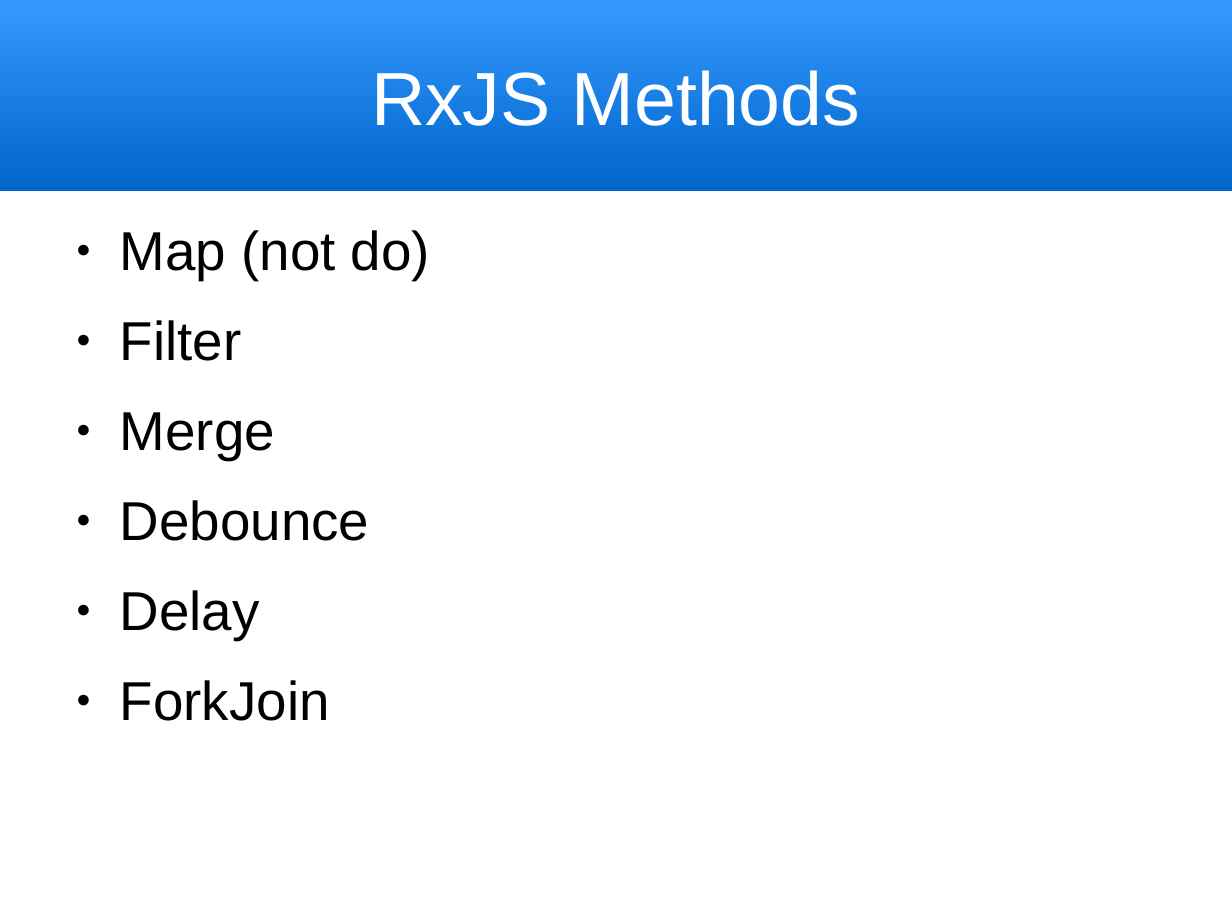
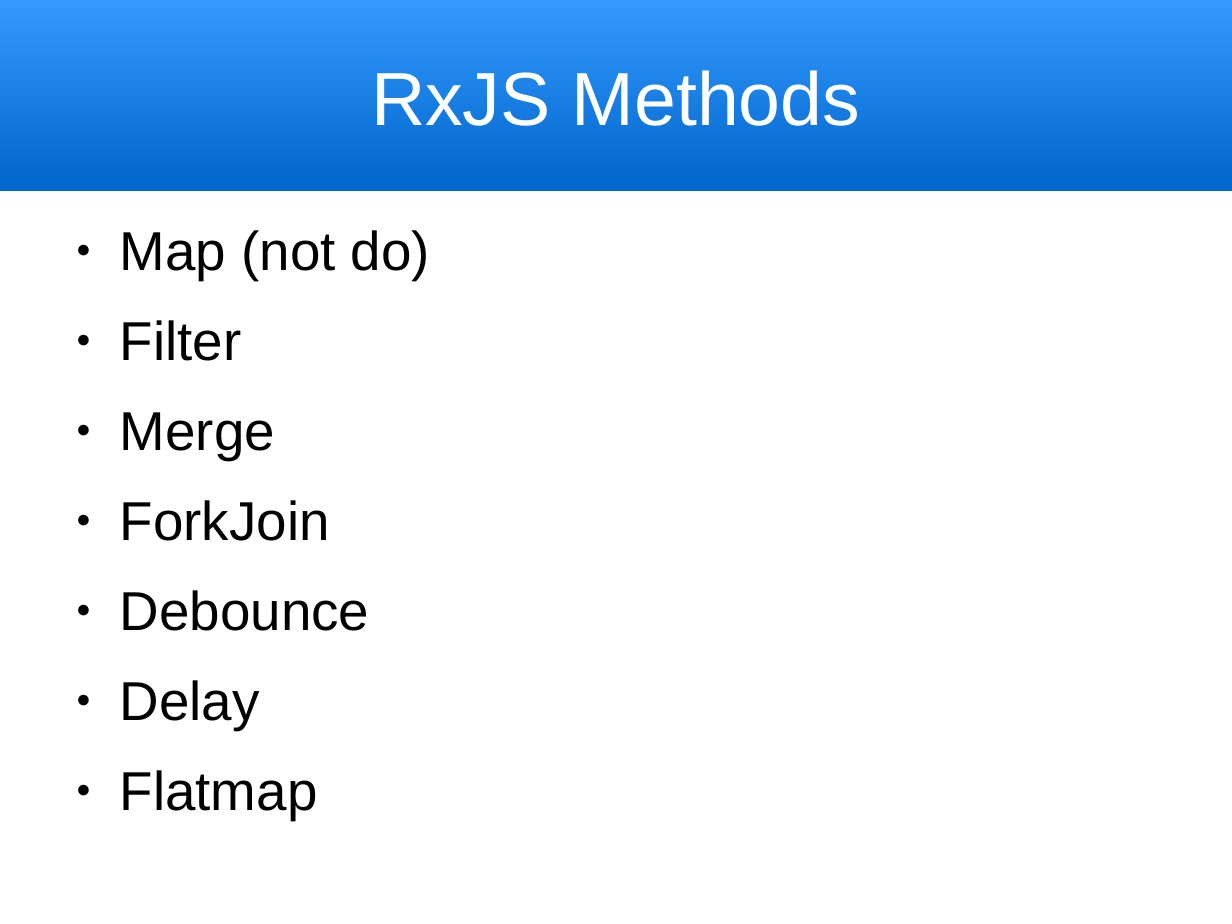
Before and after one commit to trognus/devcon2016, a slide deck: slide 19 of devconNg2.odp. Drawn at 1232x924 pixels with LibreOffice and Linux fonts; fonts in the diff are those of the drawing. Boxes give left, top, right and bottom in pixels: in the first picture for what was removed or moved away, otherwise in the second. Text is boxed around its words. In the diff, an @@ line names an element or a change of style, - is before the commit and + after.

```diff
--- a/devconNg2.odp
+++ b/devconNg2.odp
@@ text at (x1=120, y1=500, x2=330, y2=541): paragraph added @@
+● ForkJoin
@@ text at (x1=120, y1=770, x2=318, y2=820): text changed @@
-● ForkJoin
+● Flatmap
```
Also in this commit, not shown: 7 other slides changed, 1 other file.
